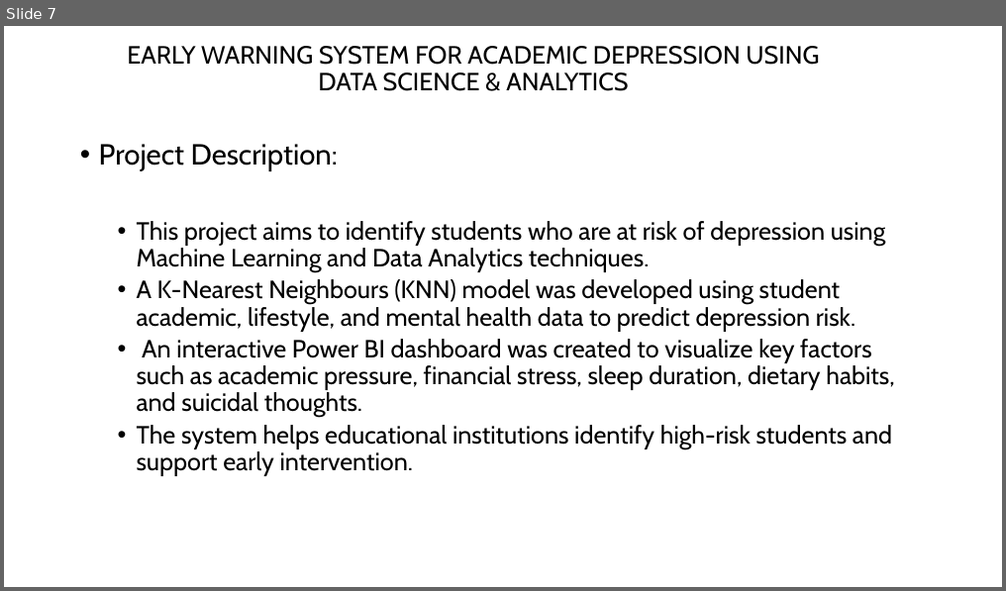
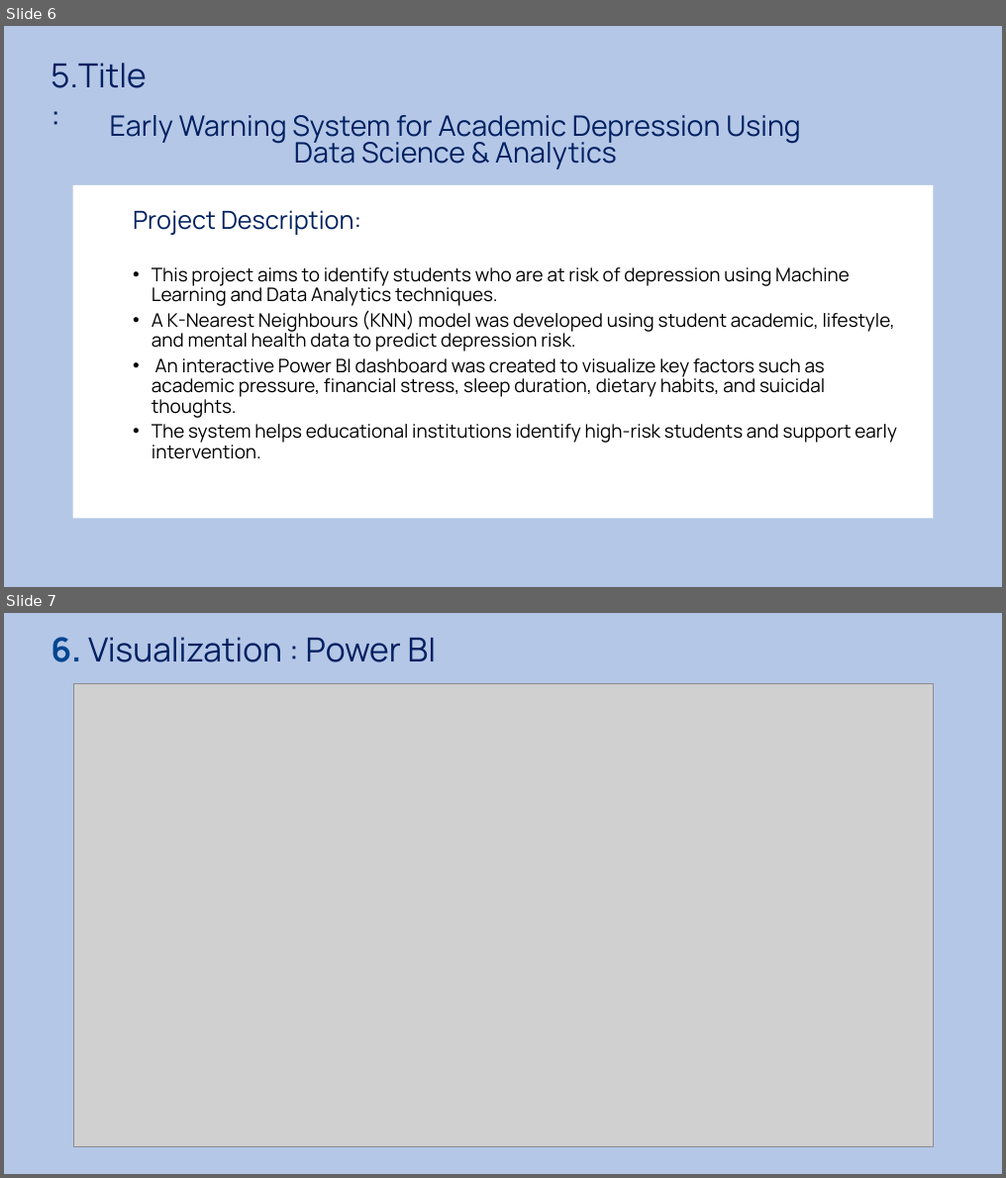
Before and after one commit to mathavan55/Early-Warning-System-for-Academic-Depression, a slide deck: Early Warning System for Academic Depression.pptx. Shown one above the other, each under a label of ours: slide 7 before the commit, slides 6 and 7 after it. The pictures are 1006x591 and 1006x1178 pixels, drawn with LibreOffice and Linux fonts; fonts in the diff are those of the drawing; grey boxes stand for pictures. Boxes give left, top, right and bottom in pixels: in the first picture for what was removed or moved away, otherwise in the second. Text is boxed around its words. In the diff, an @@ line names an element or a change of style, - is before the commit and + after.

```diff
--- a/Early Warning System for Academic Depression.pptx
+++ b/Early Warning System for Academic Depression.pptx
@@ slide 7 added at <box>4,613,1002,1174</box>, background #B4C7E7 @@
@@ text added at <box>51,637,436,663</box>, 32 pt, text #002060 @@
+6. Visualization : Power BI
@@ picture added at <box>74,684,934,1147</box> @@
@@ what was slide 7 is now slide 6 @@
@@ slide 6 changed as well @@
@@ background #FFFFFF to #B4C7E7 @@
@@ text added at <box>51,63,147,88</box>, 32 pt, text #002060 @@
+5.Title:
@@ text at <box>110,115,801,170</box>: text changed; size 24 to 27.2 pt; font Cabin to Manrope; text colour #000000 to #002060 @@
-EARLY WARNING SYSTEM FOR ACADEMIC DEPRESSION USING DATA SCIENCE & ANALYTICS
+Early Warning System for Academic Depression Using Data Science & Analytics
@@ text "Project Description:": place and size @@
-text "Project Description:" at <box>99,144,894,476</box>
+text "Project Description:" at <box>73,185,933,519</box>
@@ text "Project Description:" at <box>73,185,933,519</box>: size 28 to 24 pt, text colour #000000 to #002060 in "Project Description:"; font Cabin to Manrope, size 24 to 18 pt; bullet • to none; list level 1 to 2 in "Project Description:"; fill none to #FFFFFF @@
```
Also in this commit, not shown: 9 other slides changed, 5 other slides added, 4 slides removed.
